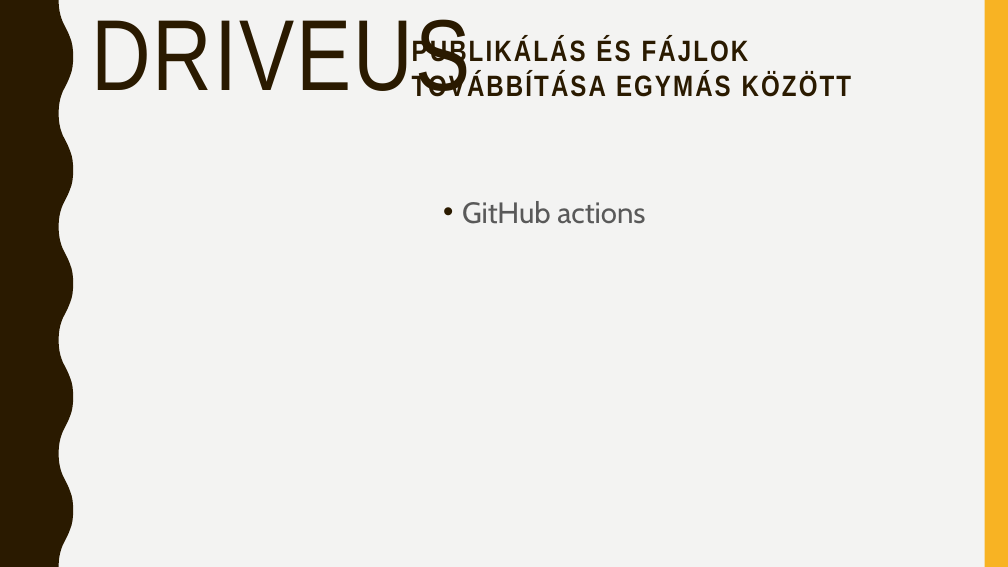
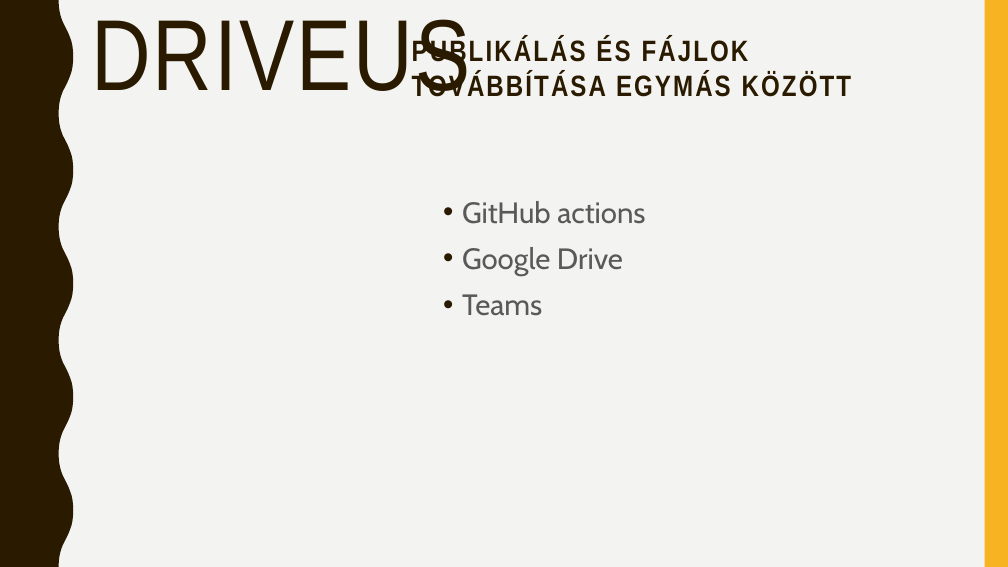
Before and after one commit to NagLau/DriveUs, a slide deck: slide 17 of dokumentacio, ppt/DriveUs.pptx (slide 18 before the commit). Drawn at 1008x567 pixels with LibreOffice and Linux fonts; fonts in the diff are those of the drawing. Boxes give left, top, right and bottom in pixels: in the first picture for what was removed or moved away, otherwise in the second. Text is boxed around its words. In the diff, an @@ line names an element or a change of style, - is before the commit and + after.

```diff
--- a/dokumentacio, ppt/DriveUs.pptx
+++ b/dokumentacio, ppt/DriveUs.pptx
@@ text at box(462, 247, 623, 316): paragraphs added @@
+        • Google Drive
+        • Teams
```
Also in this commit, not shown: 7 other slides changed, 2 slides removed, 1 other file.
